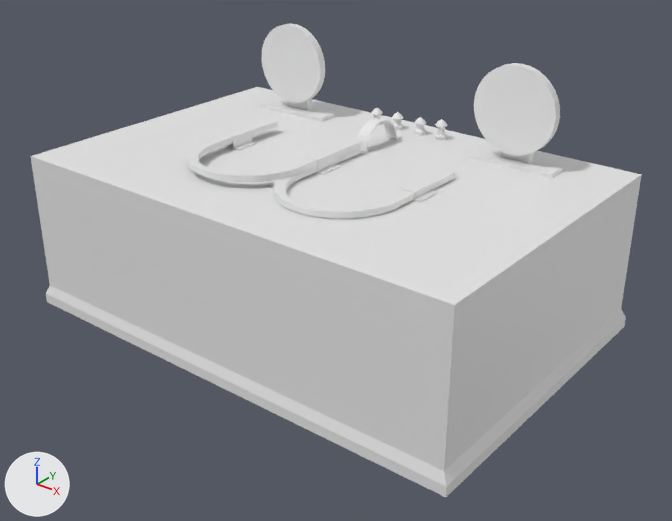
The Blender file models/detector-magnetico.blend: old version first, new version second.
The view is the same before and after, from a 50 mm camera at (3.55, -8.03, 4.77) aimed at (-2.72, -0.2, -0.09). Arrows for +X, +Y and +Z are at lower left; the lights stay in place. Materials are left out; every surface is plain grey.
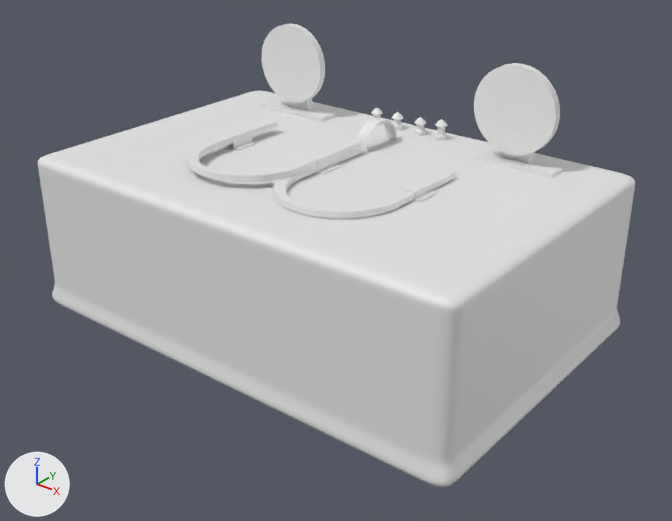
Where the change shows, as pixel boxes [x1, y1, x2, y2] in the pictures (672 x 521 px):
'Cube', modifiers changed
    before: [30, 87, 642, 497]
    after: [38, 90, 635, 487]

Patch to the scene script:
```diff
--- a/models/detector-magnetico.blend.py
+++ b/models/detector-magnetico.blend.py
@@ me_cube_002 @@
 me_cube_002.from_pydata(...)  # 1538 vertices, 1536 faces; spans x -3.06..3.06, y -2.08..2.0, z -1.04..0.96
 # used by ob_cube; location = (-3.0, 0.04, 0.04)
+# me_cube_002 part 1: all faces are now shaded smooth (1536 of 1536 changed)
@@ ob_cube @@
 ob_cube.location = (-3.0, 0.04, 0.04)
+_m = ob_cube.modifiers.new('Subdivision', 'SUBSURF')
+_m = ob_cube.modifiers.new('EdgeSplit', 'EDGE_SPLIT')
```
